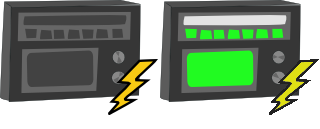
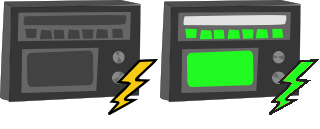
Before/after of a 320 x 129 layered artwork. What changed in the layer stack:
painted on "Background" over <box>277,62,313,108</box>
